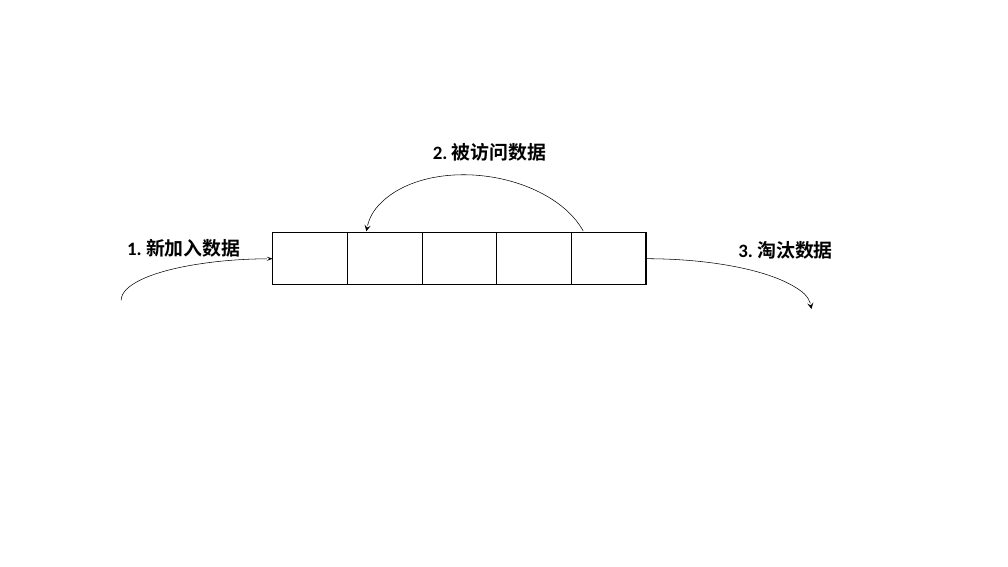
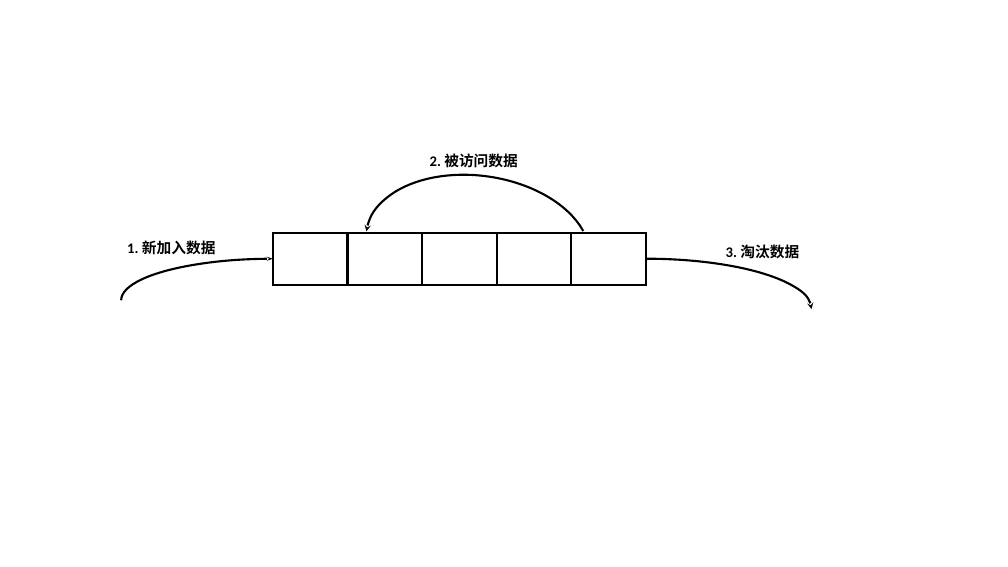
Before and after one commit to liuwu0225/Graduation-Thesis, a slide deck: slide 3 of 图/第二章-相关技术/第三章.pptx. Drawn at 1008x567 pixels with LibreOffice and Linux fonts; fonts in the diff are those of the drawing. Boxes give left, top, right and bottom in pixels: in the first picture for what was removed or moved away, otherwise in the second. Text is boxed around its words. In the diff, an @@ line names an element or a change of style, - is before the commit and + after.

```diff
--- a/图/第二章-相关技术/第三章.pptx
+++ b/图/第二章-相关技术/第三章.pptx
@@ size 18 to 14 pt in 3 elements at [127, 240, 216, 255], [726, 244, 799, 258], [430, 153, 518, 168] @@
@@ text "2. 被访问数据": place and size @@
-text "2. 被访问数据" at [433, 143, 546, 161]
+text "2. 被访问数据" at [430, 153, 518, 168]
@@ rectangle at [572, 233, 647, 285]: outline #000000 1 pt to #000000 2 pt @@
@@ text "3. 淘汰数据": place and size @@
-text "3. 淘汰数据" at [738, 241, 833, 259]
+text "3. 淘汰数据" at [726, 244, 799, 258]
@@ outline #000000 0.5 pt to #000000 2 pt in 3 elements at [481, 259, 812, 359], [357, 161, 599, 332], [121, 259, 425, 342] @@
```
Also in this commit, not shown: 2 other slides changed, 21 other files.
